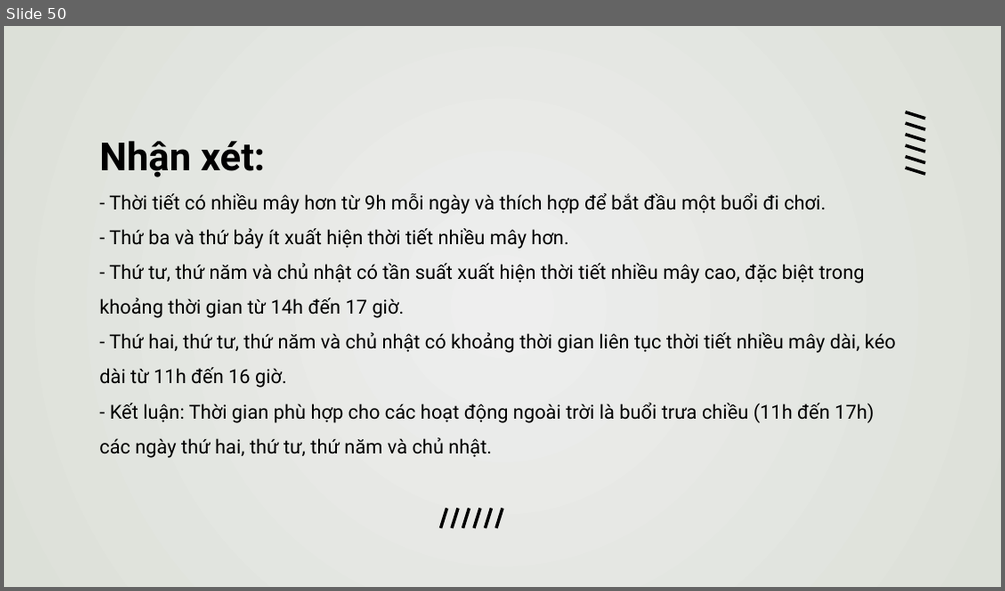
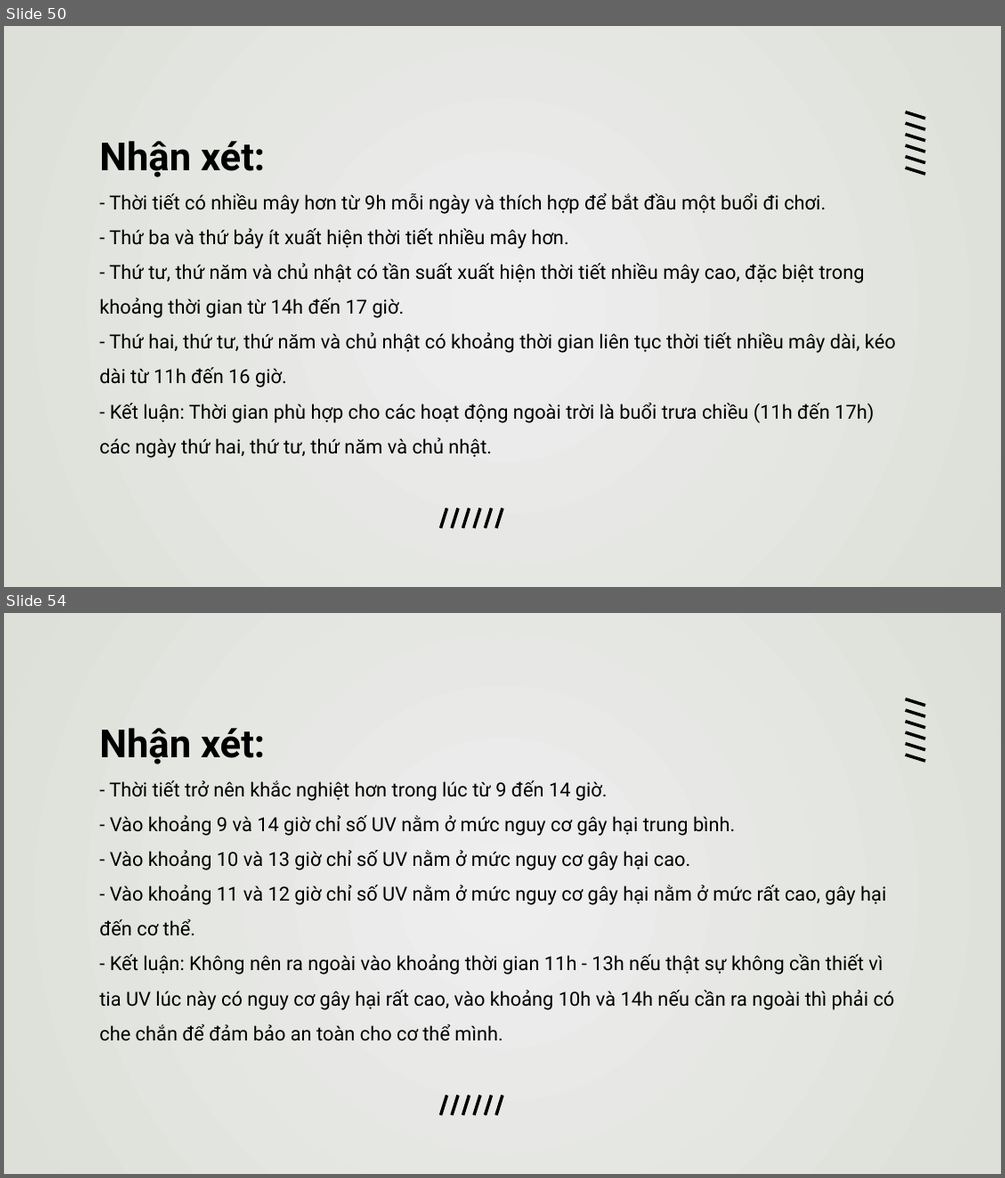
Before and after one commit to duongtanton/NP-KHDL-Gr9, a slide deck: group09.pptx. Shown one above the other, each under a label of ours: slide 50 before the commit, slides 50 and 54 after it; the slides between them are not shown. The pictures are 1005x591 and 1005x1178 pixels, drawn with LibreOffice and Linux fonts; fonts in the diff are those of the drawing. Boxes give left, top, right and bottom in pixels: in the first picture for what was removed or moved away, otherwise in the second. Text is boxed around its words. In the diff, an @@ line names an element or a change of style, - is before the commit and + after.

```diff
--- a/group09.pptx
+++ b/group09.pptx
@@ slide 54 added at (x1=4, y1=613, x2=1001, y2=1174), background gradient #EEEEEE to #DCE0D8 @@
@@ text added at (x1=99, y1=728, x2=895, y2=1041), 14 pt, text #000000 @@
+Nhận xét:
+- Thời tiết trở nên khắc nghiệt hơn trong lúc từ 9 đến 14 giờ.
+- Vào khoảng 9 và 14 giờ chỉ số UV nằm ở mức nguy cơ gây hại trung bình.
+- Vào khoảng 10 và 13 giờ chỉ số UV nằm ở mức nguy cơ gây hại cao.
+- Vào khoảng 11 và 12 giờ chỉ số UV nằm ở mức nguy cơ gây hại nằm ở mức rất cao, gây hại đến cơ thể.
+- Kết luận: Không nên ra ngoài vào khoảng thời gian 11h - 13h nếu thật sự không cần thiết vì tia UV lúc này có nguy cơ gây hại rất cao, vào khoảng 10h và 14h nếu cần ra ngoài thì phải có che chắn để đảm bảo an toàn cho cơ thể mình.
@@ group added at (x1=905, y1=698, x2=925, y2=761): 6 lines @@
@@ group added at (x1=441, y1=1094, x2=502, y2=1114): 6 lines @@
```
Also in this commit, not shown: 17 other slides added.
